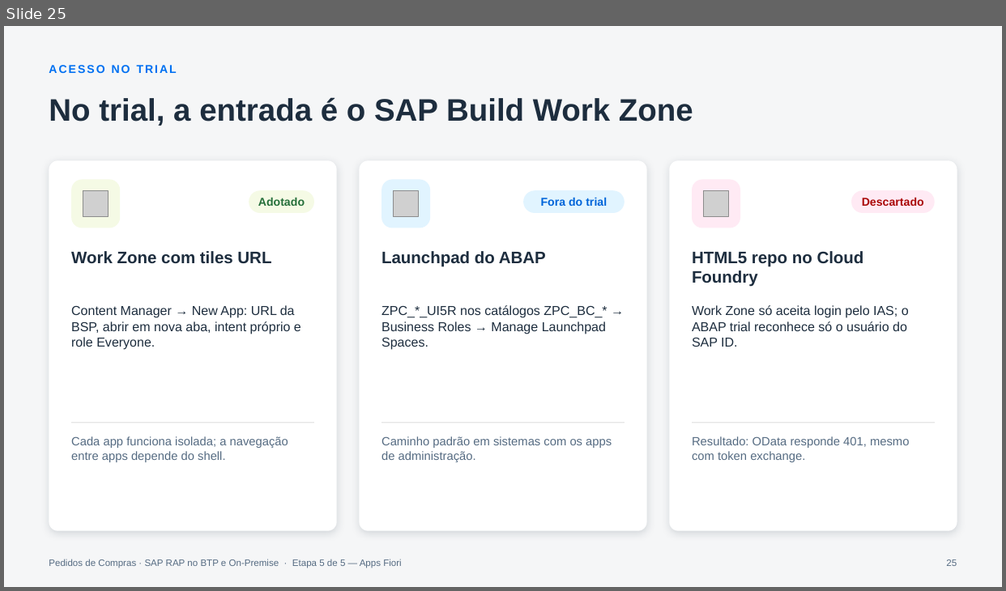
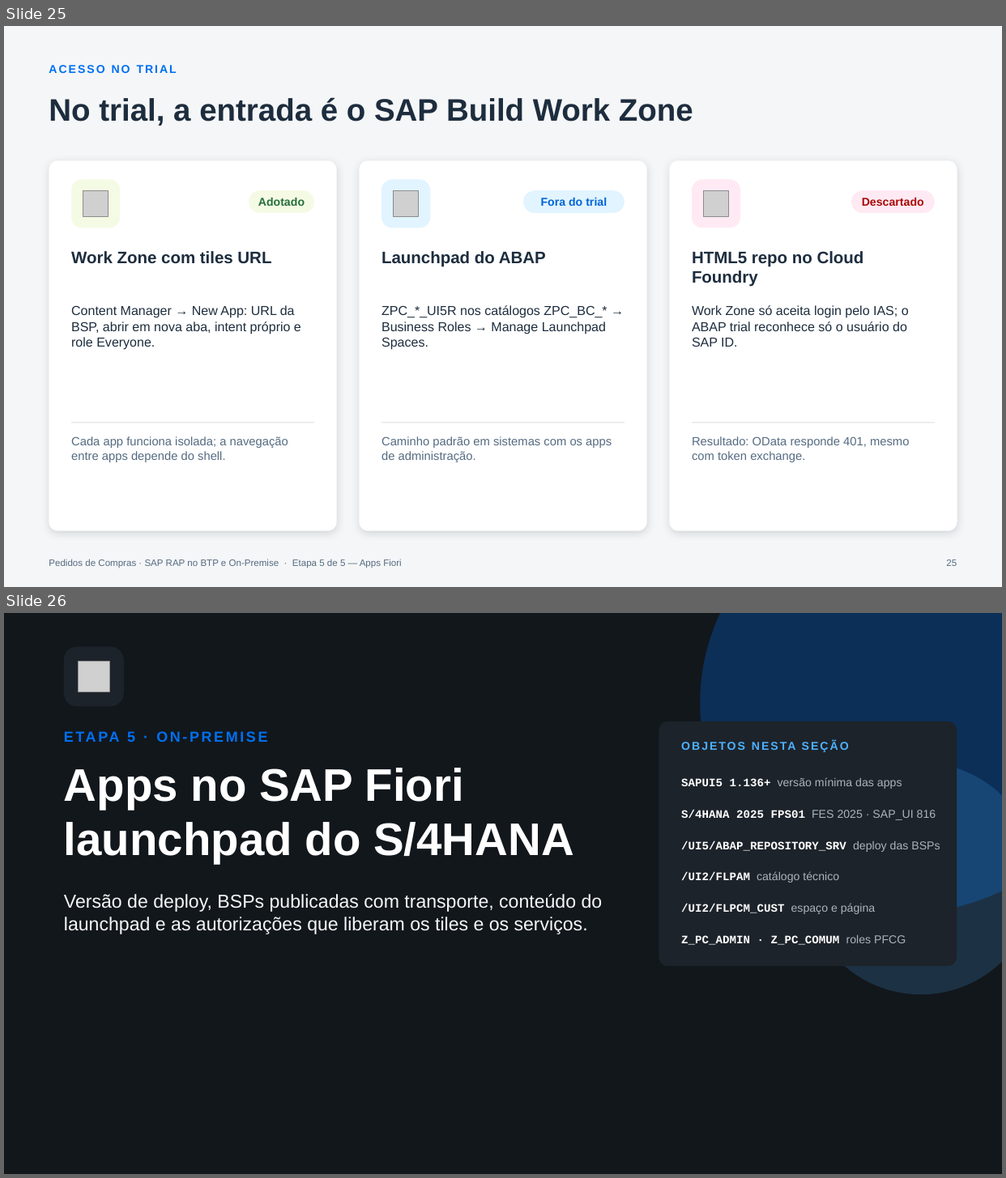
Before and after one commit to AdrianoBispo/sap-abap-rap-pedidos-de-compras-app, a slide deck: docs/apresentacoes/05-apps-fiori.pptx. Shown one above the other, each under a label of ours: slide 25 before the commit, slides 25 and 26 after it. The pictures are 1006x591 and 1006x1178 pixels, drawn with LibreOffice and Linux fonts; fonts in the diff are those of the drawing; grey boxes stand for pictures. Boxes give left, top, right and bottom in pixels: in the first picture for what was removed or moved away, otherwise in the second. Text is boxed around its words. In the diff, an @@ line names an element or a change of style, - is before the commit and + after.

```diff
--- a/docs/apresentacoes/05-apps-fiori.pptx
+++ b/docs/apresentacoes/05-apps-fiori.pptx
@@ slide 26 added at [4,613,1002,1174], background #12171C @@
@@ ellipse added at [701,613,1002,913], fill #0070F2 at 28% opacity @@
@@ rounded rectangle added at [64,647,124,707], fill #1D232A @@
@@ picture added at [78,661,109,692] @@
@@ text added at [127,731,135,742], 14 pt, text #0070F2, bold @@
+ETAPA 5 · ON-PREMISE
@@ rounded rectangle added at [659,722,957,966], fill #1D232A @@
@@ text added at [681,735,935,756], 11 pt, text #4DB1FF, bold @@
+OBJETOS NESTA SEÇÃO
@@ title added at [64,768,574,864], 44 pt, text #FFFFFF, bold @@
+Apps no SAP Fiori launchpad do S/4HANA
@@ text added at [681,777,902,789], 11 pt, text #A9B4BE @@
+SAPUI5 1.136+ versão mínima das apps
@@ ellipse added at [805,763,1002,995], fill #4DB1FF at 18% opacity @@
@@ text added at [681,810,936,820], 11 pt, text #A9B4BE @@
+S/4HANA 2025 FPS01 FES 2025 · SAP_UI 816
@@ text added at [681,841,940,852], 11 pt, text #FFFFFF, bold @@
+/UI5/ABAP_REPOSITORY_SRV deploy das BSPs
@@ text added at [681,871,839,883], 11 pt, text #A9B4BE @@
+/UI2/FLPAM catálogo técnico
@@ text added at [64,894,603,935], 18 pt, text #F5F6F7 @@
+Versão de deploy, BSPs publicadas com transporte, conteúdo do launchpad e as autorizações que liberam os tiles e os serviços.
@@ text added at [681,903,875,914], 11 pt, text #FFFFFF, bold @@
+/UI2/FLPCM_CUST espaço e página
@@ text added at [681,935,906,945], 11 pt, text #FFFFFF, bold @@
+Z_PC_ADMIN · Z_PC_COMUM roles PFCG
```
Also in this commit, not shown: 3 other slides added, 1 other file.
